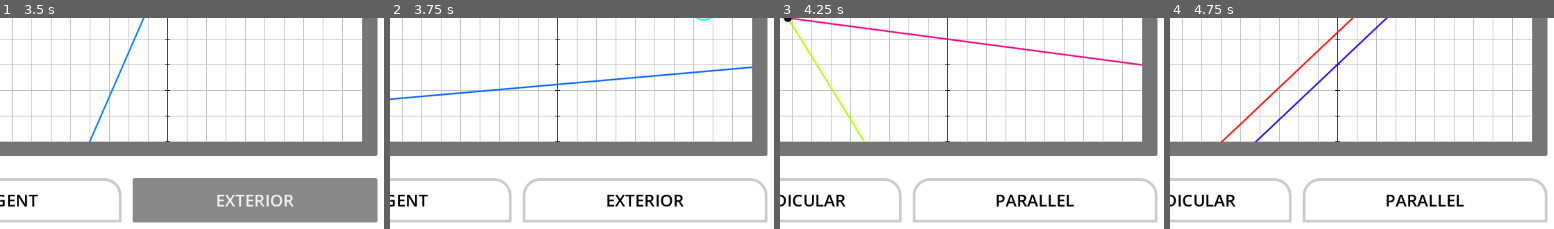
Above: before the commit, frames 1-4 (left to right).
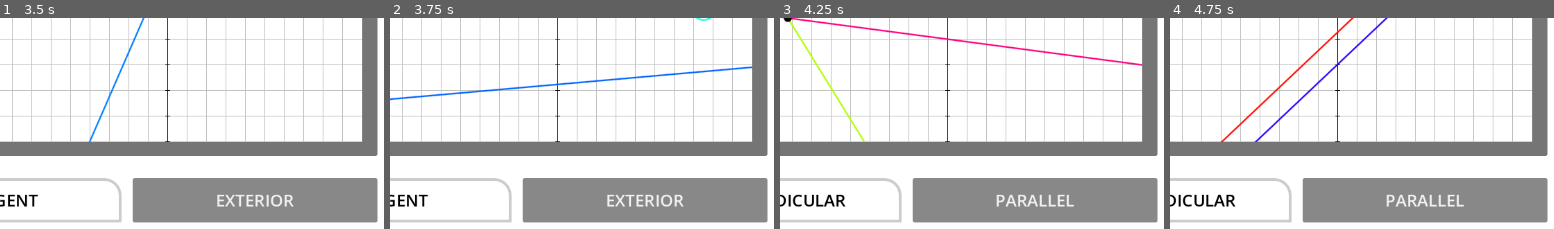
Above: after the commit, the same moments.

Repository: SalticHash/Lines
Game: Godot game, scene res://question/question.tscn
Same seed, same stepped clock (60 frames per second), same inputs: the game is played once before the commit and once after it. The project has no main scene, so this scene is started directly.
Inputs:
- Up to frame 1 (3.5 s): click "SECANT" at 0.5 s; click "TANGENT" at 1.25 s; click "PERPENDICULAR" at 2 s; click "EXTERIOR" at 2.75 s
- Up to frame 2 (3.75 s): tap Enter (ui_accept) at 3.5, 3.6 s; hold D (test_right) from 3.53 s (still down)
- Up to frame 3 (4.25 s): keep holding D (test_right); tap Enter (ui_accept) at 3.77, 4.07 s
- Up to frame 4 (4.75 s): release D (test_right) at 4.28 s; hold S (test_down) from 4.28 s (still down); tap Enter (ui_accept) at 4.35, 4.52 s
The pictures show only the part of the screen within x 50-100%, y 50-100%; the shares and areas given below are measured in that part.

Frame 1 is identical in both runs. In frame 2, 14% of the frame differs, in the area x 34-99%, y 75-98%; in frame 3, 14%; in frame 4, 14%.

Commit message:
Simplify LineLine generator

Diff:
--- a/question/question.gd
+++ b/question/question.gd
@@ -88,6 +88,7 @@
 	var variation = LineLineProblem.values().pick_random()
 	answer = variation
 	var line1 = Line.new()
+	var line2 = Line.new()
 
 	var vertical = randi_range(0, 1)
 	if vertical:
@@ -110,24 +111,21 @@
 			Vector2(render.view.position.x, left_point),
 			Vector2(render.view.end.x, right_point),
 		)
-	var line2 = Line.new()
+
 	match variation:
 		LineLineProblem.PARALLEL:
 			line2.m = line1.m
 			if vertical: line2.b = line1.b + half_n_half(-3.0, -1.0, 1.0, 3.0, 0.25) * line1.m
 			else: line2.b = line1.b + half_n_half(-3.0, -1.0, 1.0, 3.0, 0.25)
-		LineLineProblem.SECANT:
+		LineLineProblem.SECANT, LineLineProblem.PERPENDICULAR:
 			var offset: Vector2
 			if vertical: offset = line1.get_point_at_y(rand_range(render.view.position.y, render.view.end.y, 0.25))
 			else: offset = line1.get_point_at_x(rand_range(render.view.position.x, render.view.end.x, 0.25))
-			var angle = (atan(line1.m) + PI / 2) + half_n_half(-PI/4.0, -PI/8.0, PI/8.0, PI/4.0, PI/8.0)
-			line2.m = tan(angle)
-			line2.b = offset.y + line2.m * -offset.x
-		LineLineProblem.PERPENDICULAR:
-			var offset: Vector2
-			if vertical: offset = line1.get_point_at_y(rand_range(render.view.position.y, render.view.end.y, 0.25))
-			else: offset = line1.get_point_at_x(rand_range(render.view.position.x, render.view.end.x, 0.25))
-			line2.m = -1.0 / line1.m
+			if variation == LineLineProblem.PERPENDICULAR:
+				line2.m = -1.0 / line1.m
+			if variation == LineLineProblem.SECANT:
+				var angle = (atan(line1.m) + PI / 2) + half_n_half(-PI/4.0, -PI/8.0, PI/8.0, PI/4.0, PI/8.0)
+				line2.m = tan(angle)
 			line2.b = offset.y + line2.m * -offset.x
 
 
@@ -147,8 +145,3 @@
 	else:
 		$Wrong.play()
 	generate_problem()
-
-# Called every frame. 'delta' is the elapsed time since the previous frame.
-func _process(_delta: float) -> void:
-	if Input.is_action_just_pressed("ui_accept"):
-		get_tree().reload_current_scene()
